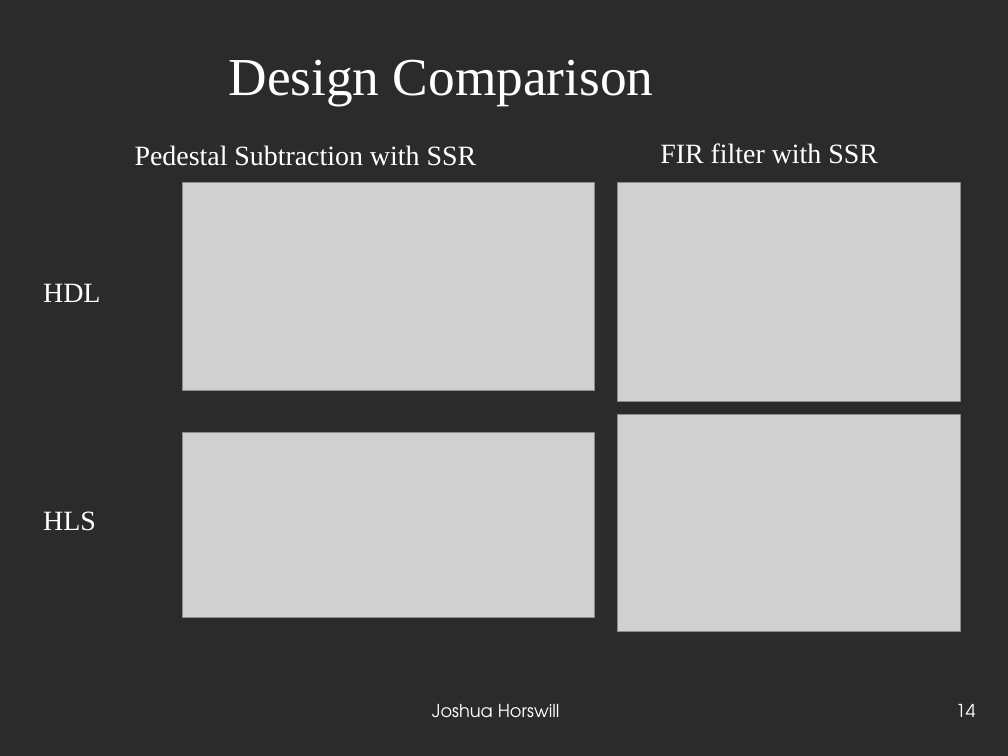
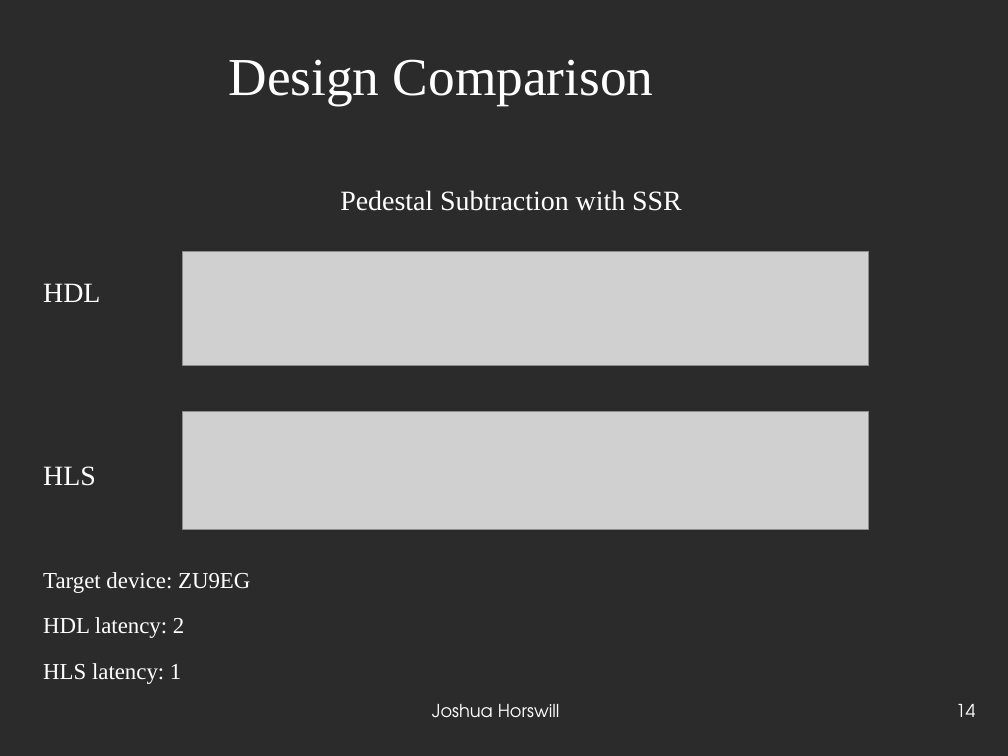
Before and after one commit to JoshCodesPhysics/dune_project, a slide deck: slide 14 of dune_notes/dune_pres/dune_project_pres.odp. Drawn at 1008x756 pixels with LibreOffice and Linux fonts; fonts in the diff are those of the drawing; grey boxes stand for pictures; background and template pictures are left out; a plain dark background stands for a picture behind light text. Boxes give left, top, right and bottom in pixels: in the first picture for what was removed or moved away, otherwise in the second. Text is boxed around its words. In the diff, an @@ line names an element or a change of style, - is before the commit and + after.

```diff
--- a/dune_notes/dune_pres/dune_project_pres.odp
+++ b/dune_notes/dune_pres/dune_project_pres.odp
@@ text removed at (660, 143, 878, 164) @@
-FIR filter with SSR
@@ picture removed at (183, 183, 595, 391) @@
@@ text "Pedestal Subtraction with SSR": place and size @@
-text "Pedestal Subtraction with SSR" at (135, 145, 477, 166)
+text "Pedestal Subtraction with SSR" at (340, 190, 682, 211)
@@ picture: place and size @@
-picture at (617, 183, 960, 402)
+picture at (183, 252, 869, 366)
@@ picture: place and size @@
-picture at (617, 414, 960, 632)
+picture at (183, 412, 869, 530)
@@ picture removed at (183, 432, 595, 617) @@
@@ text "HLS": place and size @@
-text "HLS" at (43, 511, 96, 531)
+text "HLS" at (43, 466, 96, 486)
@@ text added at (43, 572, 250, 684), 18 pt, text #FFFFFF @@
+Target device: ZU9EG
+HDL latency: 2
+HLS latency: 1
```
Also in this commit, not shown: 2 other slides changed, 5 slides added, 3 other files.
